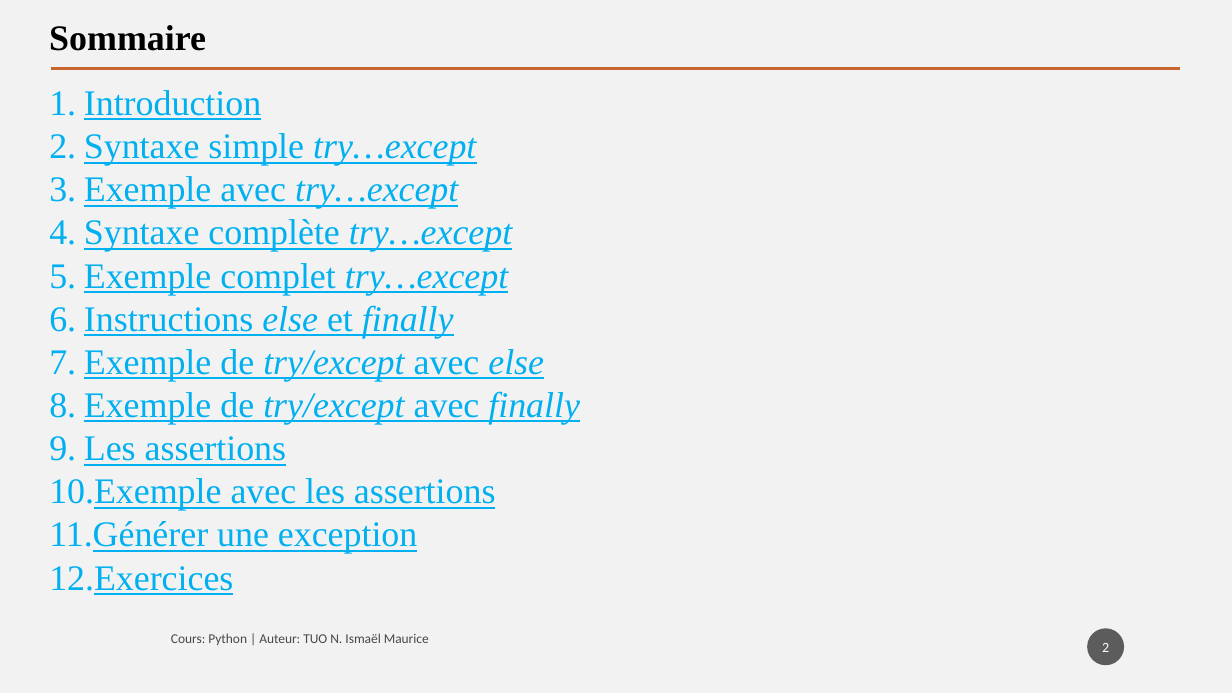
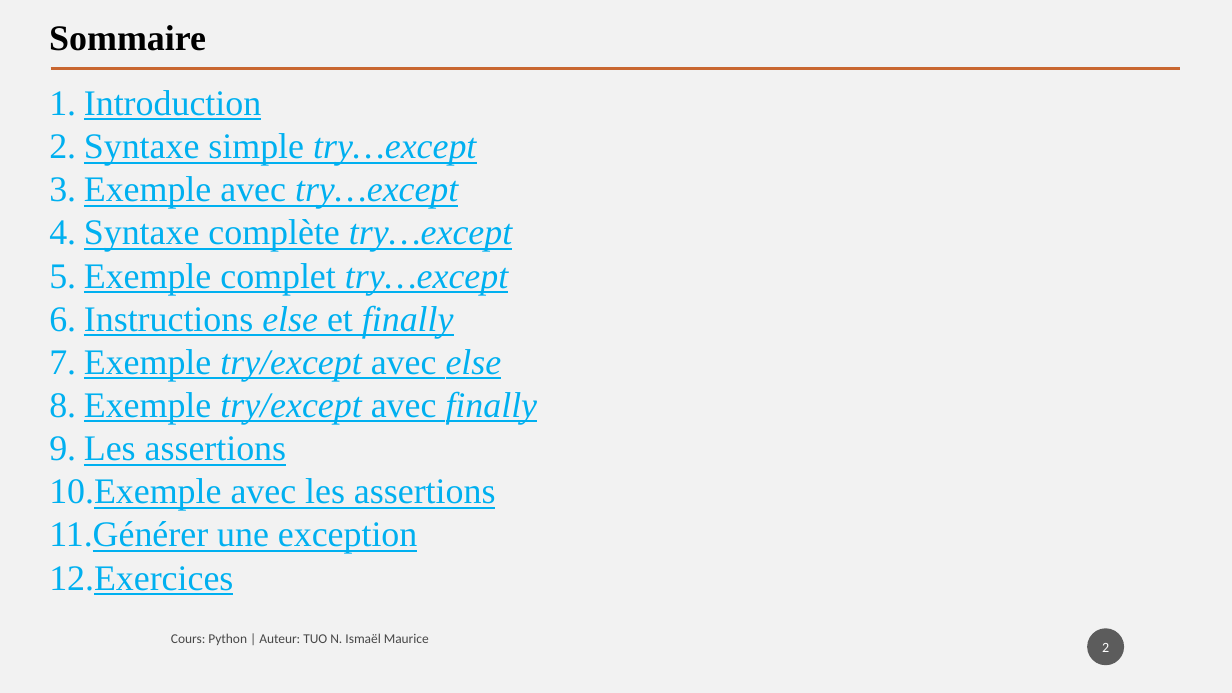
Before and after one commit to tisma95/cours-python, a slide deck: slide 2 of source/Chapitre 7 - Les exceptions.pptx. Drawn at 1232x693 pixels with LibreOffice and Linux fonts; fonts in the diff are those of the drawing. Boxes give left, top, right and bottom in pixels: in the first picture for what was removed or moved away, otherwise in the second. Text is boxed around its words. In the diff, an @@ line names an element or a change of style, - is before the commit and + after.

```diff
--- a/source/Chapitre 7 - Les exceptions.pptx
+++ b/source/Chapitre 7 - Les exceptions.pptx
@@ text at (84, 349, 538, 424): text changed @@
-7. Exemple de try/except avec else
-8. Exemple de try/except avec finally
+7. Exemple try/except avec else
+8. Exemple try/except avec finally
```
Also in this commit, not shown: 11 other slides changed, 2 other files.
